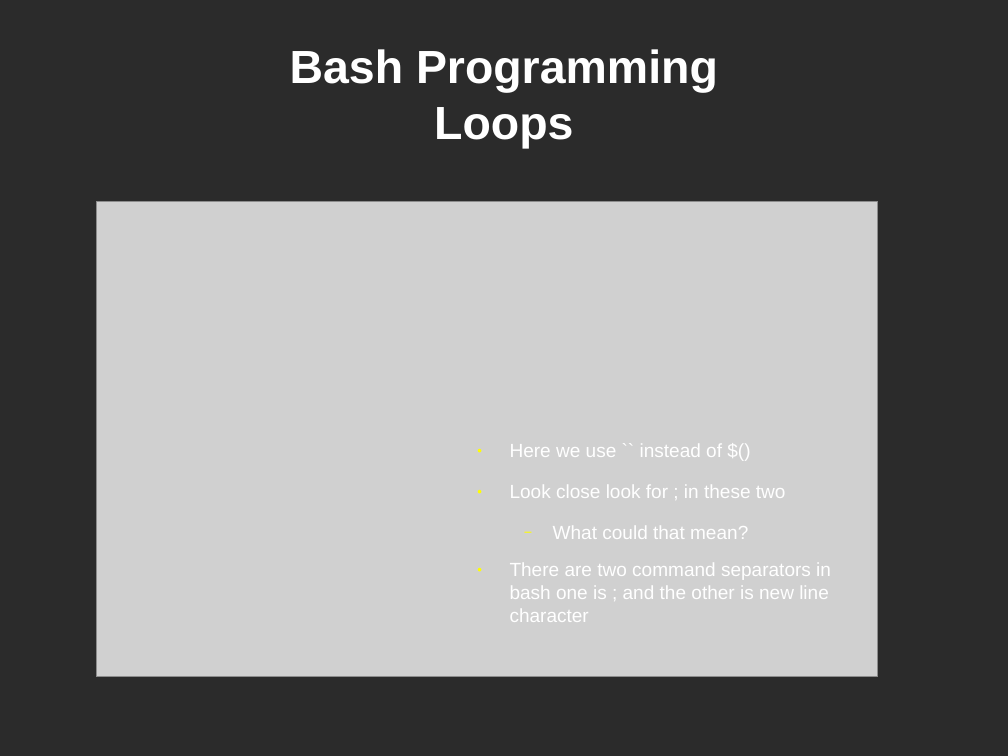
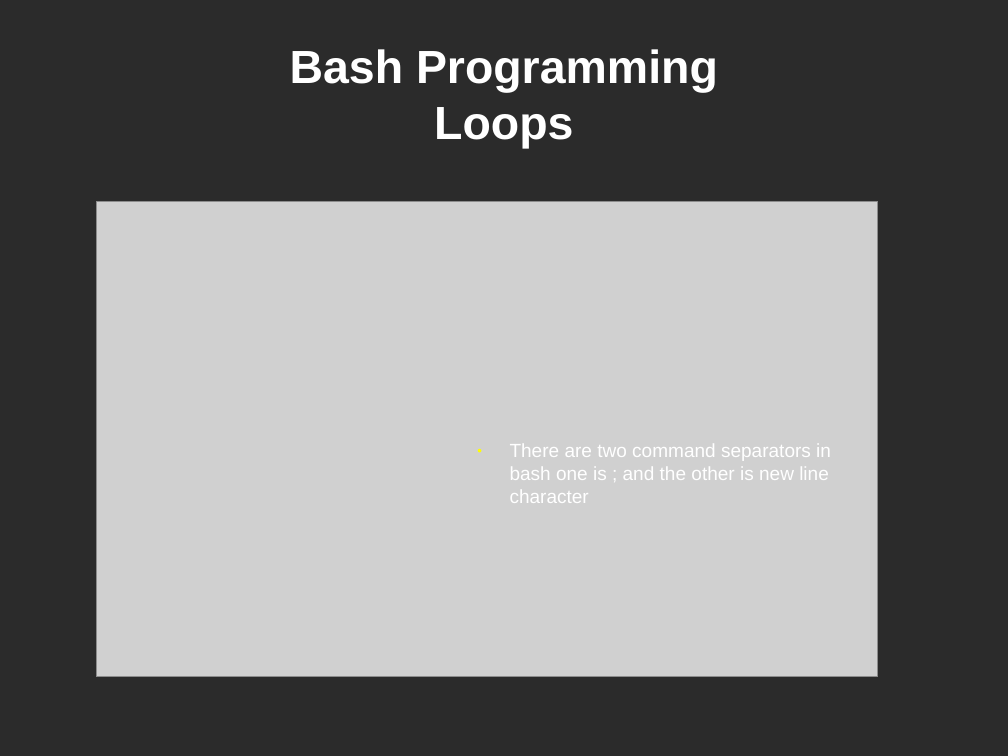
Before and after one commit to aminhjz-old/bashprogramming, a slide deck: slide 15 of bash_programming.odp. Drawn at 1008x756 pixels with LibreOffice and Linux fonts; fonts in the diff are those of the drawing; grey boxes stand for pictures; background and template pictures are left out; a plain dark background stands for a picture behind light text. Boxes give left, top, right and bottom in pixels: in the first picture for what was removed or moved away, otherwise in the second. Text is boxed around its words. In the diff, an @@ line names an element or a change of style, - is before the commit and + after.

```diff
--- a/bash_programming.odp
+++ b/bash_programming.odp
@@ text at [510, 444, 786, 539]: paragraphs removed @@
-● Here we use `` instead of $()
-● Look close look for ; in these two
-  − What could that mean?
```
Also in this commit, not shown: 5 other slides changed, 1 slide added, 1 slide removed.
